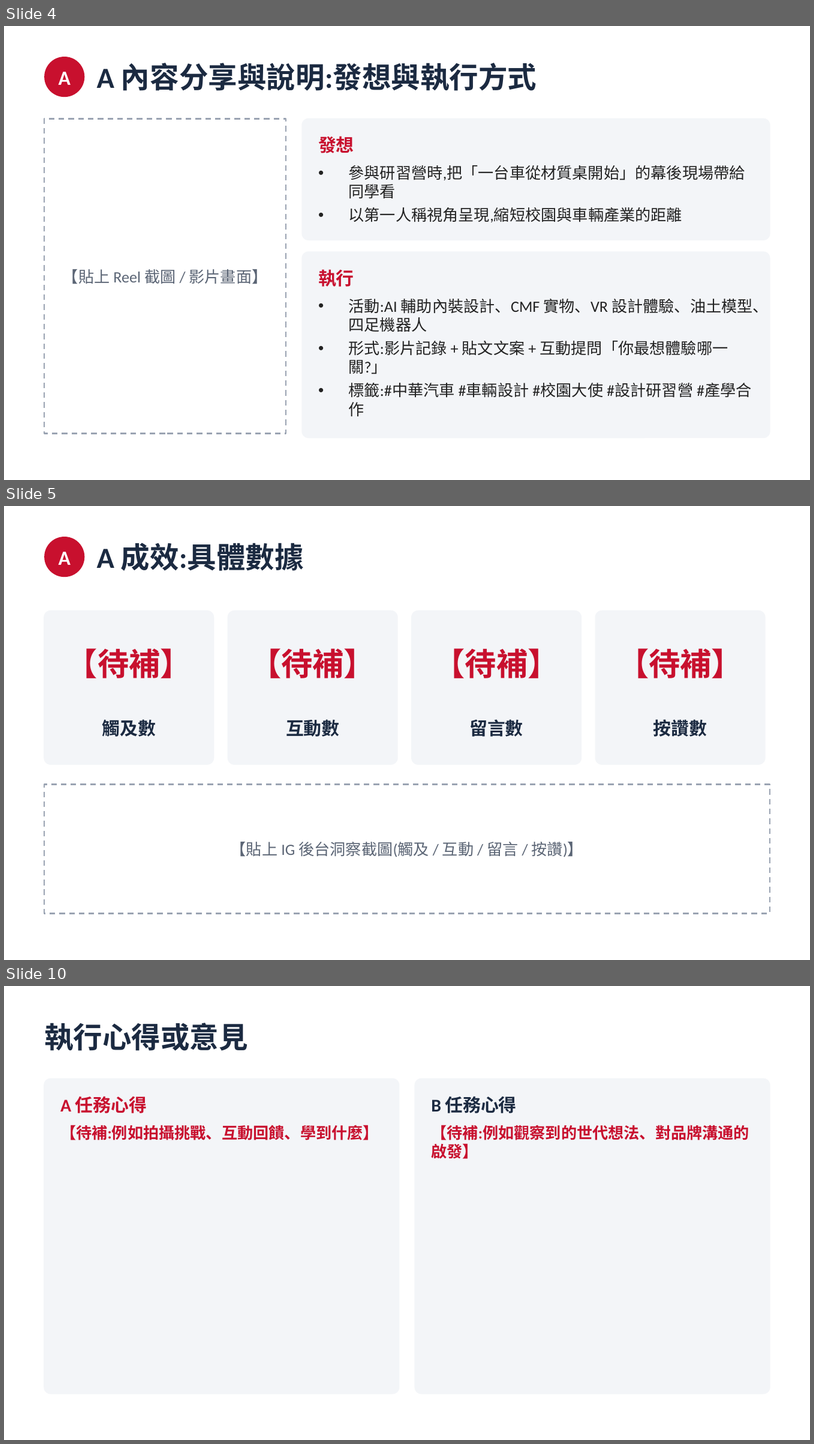
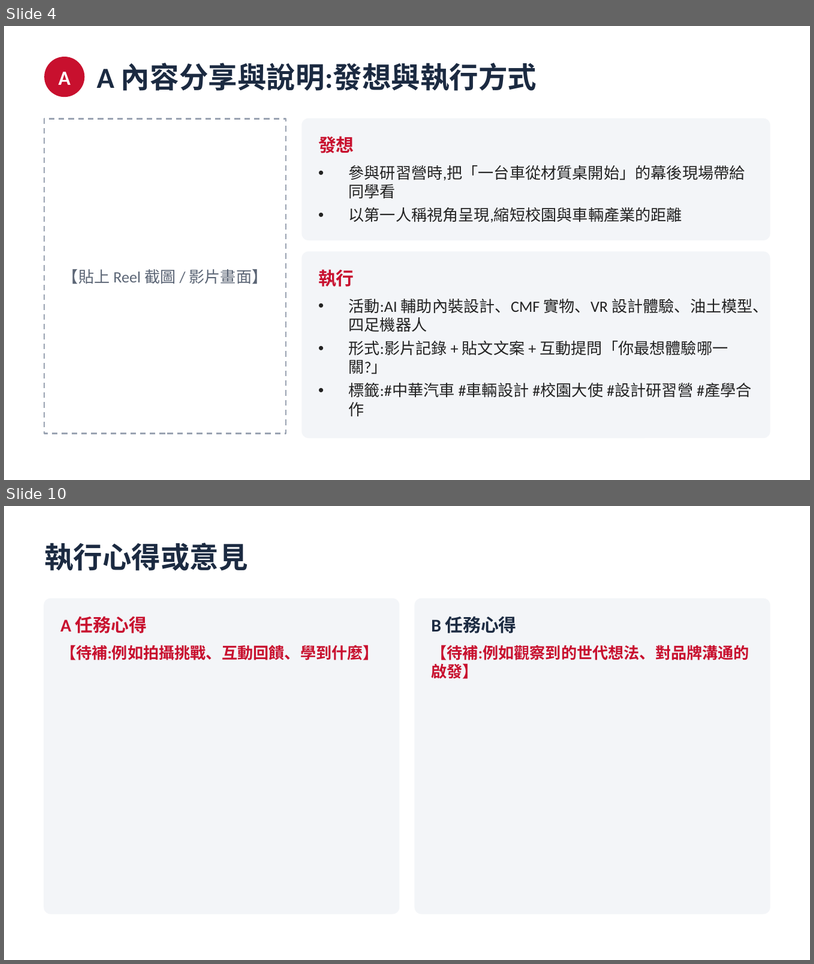
Before and after one commit to tobychien/project-hub, a slide deck: deliverables/CMC_10月_AB任務簡報.pptx. Shown one above the other, each under a label of ours: slides 4, 5 and 10 before the commit, slides 4 and 10 after it; the slides between them are not shown. The pictures are 814x1444 and 814x964 pixels, drawn with LibreOffice and Linux fonts; fonts in the diff are those of the drawing. Boxes give left, top, right and bottom in pixels: in the first picture for what was removed or moved away, otherwise in the second. Text is boxed around its words. In the diff, an @@ line names an element or a change of style, - is before the commit and + after.

```diff
--- a/deliverables/CMC_10月_AB任務簡報.pptx
+++ b/deliverables/CMC_10月_AB任務簡報.pptx
@@ slide 5 removed at bbox=[4, 506, 810, 960], background #FFFFFF @@
@@ ellipse removed at bbox=[44, 537, 84, 577] @@
@@ text removed at bbox=[59, 552, 71, 565] @@
-A
@@ text removed at bbox=[97, 543, 304, 571] @@
-A 成效:具體數據
@@ rounded rectangle removed at bbox=[44, 611, 213, 764] @@
@@ rounded rectangle removed at bbox=[228, 611, 398, 764] @@
@@ rounded rectangle removed at bbox=[412, 611, 581, 764] @@
@@ rounded rectangle removed at bbox=[596, 611, 765, 764] @@
@@ text removed at bbox=[66, 648, 192, 678] @@
-【待補】
@@ text removed at bbox=[250, 648, 375, 678] @@
-【待補】
@@ text removed at bbox=[434, 648, 560, 678] @@
-【待補】
@@ text removed at bbox=[618, 648, 743, 678] @@
-【待補】
@@ text removed at bbox=[102, 719, 156, 736] @@
-觸及數
@@ text removed at bbox=[286, 719, 339, 736] @@
-互動數
@@ text removed at bbox=[470, 719, 523, 736] @@
-留言數
@@ text removed at bbox=[654, 719, 707, 736] @@
-按讚數
@@ rectangle removed at bbox=[44, 784, 770, 913] @@
@@ text removed at bbox=[231, 841, 584, 857] @@
-【貼上 IG 後台洞察截圖(觸及 / 互動 / 留言 / 按讚)】
```
Also in this commit, not shown: 4 slides changed, 2 slides added, 1 other slide removed.
